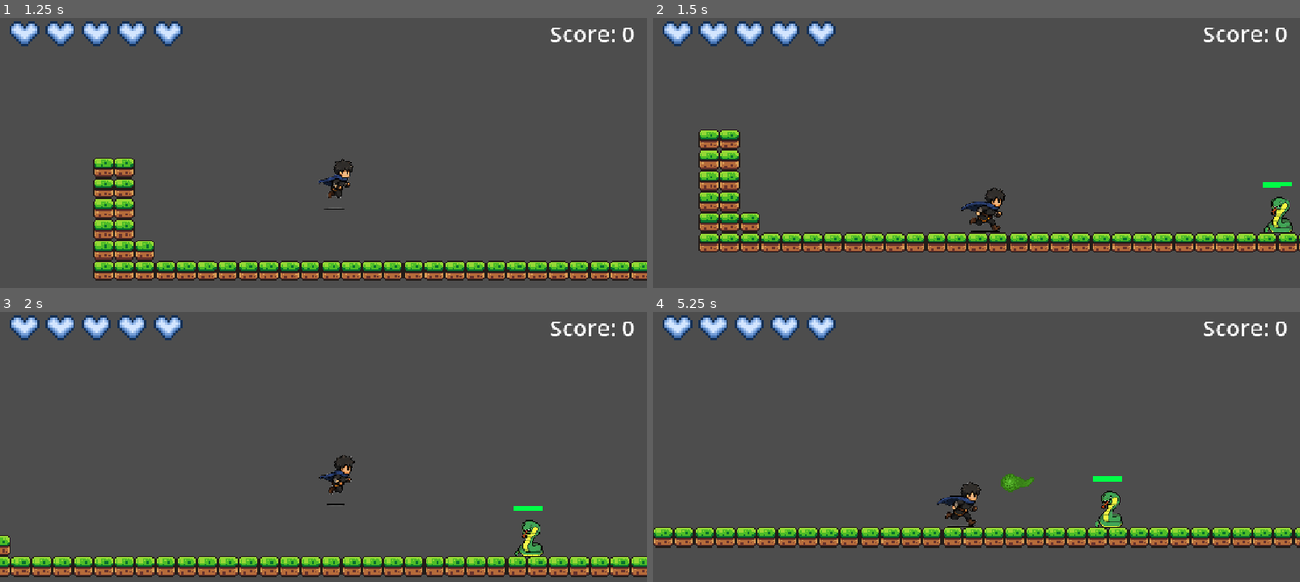
Above: before the commit, frames 1-4 (two rows, left to right).
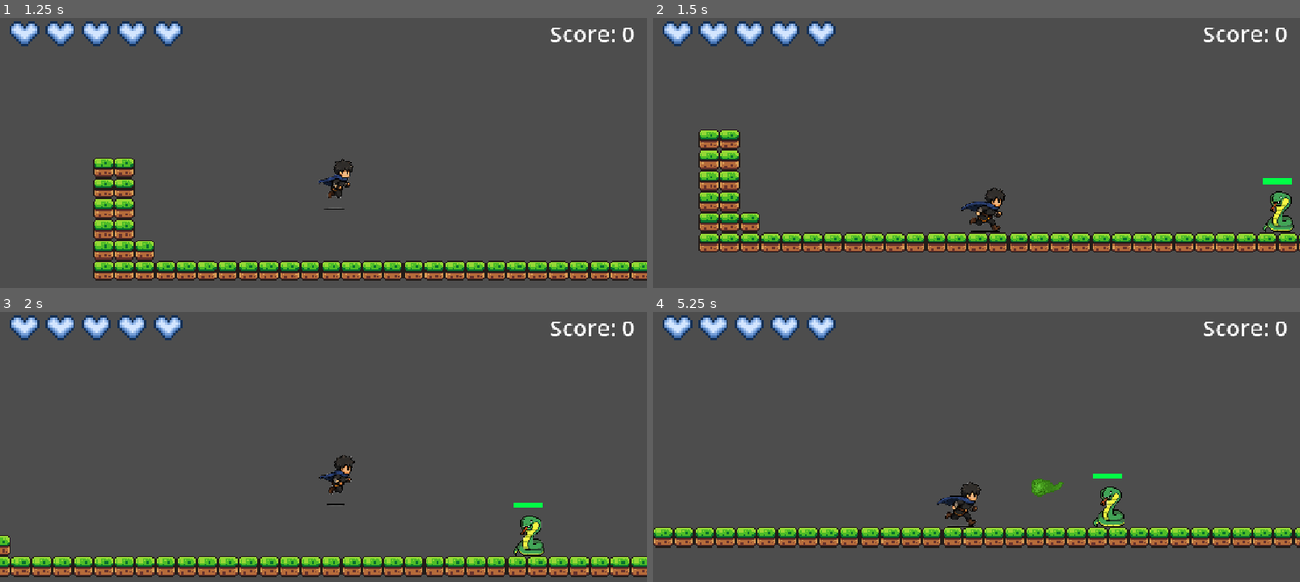
Above: after the commit, the same moments.

Repository: Riel-21/Godot-Game-Project-TCC
Game: Godot game, scene res://Scenes/Testing - Gabriel.tscn
Same seed, same stepped clock (60 frames per second), same inputs: the game is played once before the commit and once after it. Before the commit the project starts from res://Scenes/game.tscn.
Inputs:
- Up to frame 1 (1.25 s): hold Right (move right) from 0.53 s (still down); tap Q (attack) at 0.6 s; tap Space (jump) at 0.77 s
- Up to frame 2 (1.5 s): keep holding Right (move right); tap Q (attack) at 1.35 s
- Up to frame 3 (2 s): keep holding Right (move right); tap Space (jump) at 1.52 s
- Up to frame 4 (5.25 s): release Right (move right) at 2.03 s; hold Left (move left) 2.03-2.78 s; tap F (toggle attack mode) at 2.1, 4.35 s; tap Q (attack) at 2.3, 2.85, 3.6, 4.55, 5.1 s; hold Right (move right) 2.78-4.28 s; tap Space (jump) at 3.02, 3.77, 4.52 s; hold Left (move left) 4.28-5.03 s; hold Right (move right) from 5.03 s (still down)

Frame 1 is identical in both runs. In frame 2, 0.5% of the frame differs, in the area x 94-100%, y 59-80%; in frame 3, 0.5%; in frame 4, 0.9%, in the area x 53-73%, y 59-80%.

Commit message:
Updated Character and started on two different enemies.

Diff:
--- a/Scenes/game.tscn
+++ b/Scenes/Testing - Gabriel.tscn
@@ -1,13 +1,13 @@
 [gd_scene format=3 uid="uid://yicge48108e0"]
 
-[ext_resource type="PackedScene" uid="uid://be8qbmt0fe144" path="res://Scenes/player.tscn" id="1_ebmjs"]
-[ext_resource type="PackedScene" uid="uid://bvu5xnddp5ug2" path="res://Scenes/tile_map.tscn" id="2_qxrlw"]
-[ext_resource type="Script" uid="uid://rra5pcu5rcl5" path="res://Scripts/score_lable.gd" id="2_wowpa"]
-[ext_resource type="Texture2D" uid="uid://bta1afmtr8b4b" path="res://Assets/sprites/world_tileset.png" id="3_wrm1d"]
-[ext_resource type="PackedScene" uid="uid://ctqm11ullb5j7" path="res://Scenes/snake.tscn" id="4_3dryh"]
+[ext_resource type="PackedScene" uid="uid://be8qbmt0fe144" path="res://Scenes/player.tscn" id="1_ymksi"]
+[ext_resource type="Script" uid="uid://rra5pcu5rcl5" path="res://Scripts/score_lable.gd" id="2_01xm2"]
+[ext_resource type="PackedScene" uid="uid://bvu5xnddp5ug2" path="res://Scenes/tile_map.tscn" id="3_7mymc"]
+[ext_resource type="Texture2D" uid="uid://bta1afmtr8b4b" path="res://Assets/sprites/world_tileset.png" id="4_i7l2i"]
+[ext_resource type="PackedScene" uid="uid://ctqm11ullb5j7" path="res://Scenes/snake - projectile attack.tscn" id="5_o5sls"]
 
 [sub_resource type="TileSetAtlasSource" id="TileSetAtlasSource_3dryh"]
-texture = ExtResource("3_wrm1d")
+texture = ExtResource("4_i7l2i")
 0:0/0 = 0
 0:0/0/physics_layer_0/polygon_0/points = PackedVector2Array(-8, -8, 8, -8, 8, 8, -8, 8)
 1:0/0 = 0
@@ -164,12 +164,12 @@
 offset_bottom = 63.0
 grow_horizontal = 0
 theme_override_font_sizes/font_size = 40
-script = ExtResource("2_wowpa")
+script = ExtResource("2_01xm2")
 
-[node name="TileMap" parent="." unique_id=321276071 instance=ExtResource("2_qxrlw")]
+[node name="TileMap" parent="." unique_id=321276071 instance=ExtResource("3_7mymc")]
 position = Vector2(193, 61)
 tile_set = SubResource("TileSet_wowpa")
 layer_0/tile_data = PackedInt32Array(0, 0, 0, 1, 0, 0, 2, 0, 0, 3, 0, 0, 4, 0, 0, 65530, 0, 0, 65531, 0, 0, 65532, 0, 0 …(742 unchanged characters)…
 
-[node name="Snake" parent="." unique_id=1375713619 instance=ExtResource("4_3dryh")]
+[node name="Snake" parent="." unique_id=1375713619 instance=ExtResource("5_o5sls")]
 position = Vector2(278, 44)
--- a/Scenes/player.tscn
+++ b/Scenes/player.tscn
@@ -2,7 +2,7 @@
 
 [ext_resource type="Script" uid="uid://c3ubxpp10k6x6" path="res://Scripts/player.gd" id="1_vgqql"]
 [ext_resource type="Texture2D" uid="uid://d07xbylg8ifqw" path="res://Assets/sprites/Traveler.PNG" id="2_6t5aa"]
-[ext_resource type="Texture2D" uid="uid://cntfq4pnju81u" path="res://Assets/sprites/ChatGPT Image Jul 22, 2026, 10_30_03 AM 8.PNG" id="3_vgqql"]
+[ext_resource type="Texture2D" uid="uid://dnlp6boemjqou" path="res://Assets/sprites/Idle Attack.PNG" id="3_vgqql"]
 [ext_resource type="PackedScene" uid="uid://djocwcq2q0lt1" path="res://Scenes/heart.tscn" id="7_3smsa"]
 
 [sub_resource type="AtlasTexture" id="AtlasTexture_6t5aa"]
@@ -23,7 +23,7 @@
 
 [sub_resource type="AtlasTexture" id="AtlasTexture_x3wgy"]
 atlas = ExtResource("3_vgqql")
-region = Rect2(26, 0, 1510, 1024)
+region = Rect2(0, 0, 1313, 1198)
 
 [sub_resource type="AtlasTexture" id="AtlasTexture_fd4e3"]
 atlas = ExtResource("2_6t5aa")
@@ -144,7 +144,7 @@
 [sub_resource type="RectangleShape2D" id="RectangleShape2D_86xdo"]
 size = Vector2(193.33333, 161.66666)
 
-[node name="Player" type="CharacterBody2D" unique_id=1513868683 groups=["Player"]]
+[node name="Evren" type="CharacterBody2D" unique_id=1513868683 groups=["Player"]]
 position = Vector2(-48.000008, 30.000002)
 scale = Vector2(0.2, 0.2)
 collision_layer = 2
@@ -155,11 +155,12 @@
 process_mode = 1
 position = Vector2(-89.99996, -50.00001)
 sprite_frames = SubResource("SpriteFrames_86xdo")
-animation = &"attack"
-
-[node name="CollisionShape2D" type="CollisionShape2D" parent="." unique_id=622273645]
+animation = &"idle"
+
+[node name="HurtHitbox" type="CollisionShape2D" parent="." unique_id=622273645]
 position = Vector2(-49.999973, -45.00001)
 shape = SubResource("RectangleShape2D_pk7y5")
+debug_color = Color(3.3691526e-07, 0.64932585, 0.16035587, 0.41960785)
 
 [node name="Area2D" type="Area2D" parent="." unique_id=1147609123]
 position = Vector2(-86.666664, 26.666666)
--- a/Scenes/snake.tscn
+++ b/Scenes/snake - projectile attack.tscn
@@ -5,7 +5,7 @@
 [ext_resource type="PackedScene" uid="uid://blnp5e82op5ku" path="res://Scenes/snake_poision_projectile.tscn" id="2_rku0m"]
 
 [sub_resource type="RectangleShape2D" id="RectangleShape2D_pk7y5"]
-size = Vector2(17, 28)
+size = Vector2(17, 31.5)
 
 [sub_resource type="StyleBoxFlat" id="StyleBoxFlat_7pca0"]
 bg_color = Color(0.99607843, 0, 0, 1)
@@ -16,7 +16,7 @@
 [sub_resource type="RectangleShape2D" id="RectangleShape2D_86xdo"]
 size = Vector2(298.5, 224.5)
 
-[node name="Snake" type="CharacterBody2D" unique_id=1375713619]
+[node name="Snake - Projectile attack" type="CharacterBody2D" unique_id=1375713619]
 collision_layer = 4
 collision_mask = 3
 script = ExtResource("1_7pca0")
@@ -24,13 +24,14 @@
 
 [node name="Sprite2D" type="Sprite2D" parent="." unique_id=657817993]
 position = Vector2(12.000001, -11.124998)
-scale = Vector2(0.036734693, 0.04056123)
+scale = Vector2(0.041, 0.045)
 texture = ExtResource("2_pox6b")
 
 [node name="CollisionShape2D" type="CollisionShape2D" parent="." unique_id=1524355322]
 z_index = 5
-position = Vector2(14.5, -11)
+position = Vector2(14, -10.25)
 shape = SubResource("RectangleShape2D_pk7y5")
+debug_color = Color(0.6666667, 0, 1, 0.41960785)
 
 [node name="ProgressBar" type="ProgressBar" parent="." unique_id=1308743343]
 z_index = 5
@@ -52,6 +53,7 @@
 [node name="CollisionShape2D" type="CollisionShape2D" parent="Area2D" unique_id=903205616]
 position = Vector2(14, -11)
 shape = SubResource("RectangleShape2D_86xdo")
+debug_color = Color(0.80273515, 0.4194741, 5.7756904e-07, 0.41960785)
 
 [node name="Timer for attack" type="Timer" parent="." unique_id=364166803]
 wait_time = 2.5
--- /dev/null
+++ b/Scenes/snake - target_player.tscn
@@ -0,0 +1,25 @@
+[gd_scene format=3 uid="uid://fr6ugj5n6voh"]
+
+[ext_resource type="Texture2D" uid="uid://bs28ki51js2q3" path="res://Assets/sprites/Snake.PNG" id="1_2hw2b"]
+
+[sub_resource type="RectangleShape2D" id="RectangleShape2D_pk7y5"]
+size = Vector2(17, 28)
+
+[node name="Snake - Target Player" type="CharacterBody2D" unique_id=2111111415]
+
+[node name="CollisionShape2D" type="CollisionShape2D" parent="." unique_id=880050672]
+z_index = 5
+position = Vector2(1.5, 1)
+shape = SubResource("RectangleShape2D_pk7y5")
+
+[node name="Sprite2D" type="Sprite2D" parent="." unique_id=1925210289]
+scale = Vector2(0.041, 0.041)
+texture = ExtResource("1_2hw2b")
+
+[node name="ProgressBar" type="ProgressBar" parent="." unique_id=757126920]
+offset_left = -16.0
+offset_top = -17.0
+offset_right = -12.0
+offset_bottom = 10.0
+rotation = -1.5797085
+show_percentage = false
--- a/Scripts/player.gd
+++ b/Scripts/player.gd
@@ -2,7 +2,7 @@
 
 @onready var animated_sprite_2d: AnimatedSprite2D = $AnimatedSprite2D
 @onready var attack_hitbox: Area2D = $Area2D
-
+@onready var hurt_hitbox: CollisionShape2D = $HurtHitbox
 const SPEED = 150.0
 const JUMP_VELOCITY = -300.0
 
@@ -26,10 +26,12 @@
 	if direction > 0:
 		animated_sprite_2d.flip_h = false
 		attack_hitbox.scale.x = 1
+		hurt_hitbox.scale.x = 1
 
 	elif direction < 0:
 		animated_sprite_2d.flip_h = true
 		attack_hitbox.scale.x = -1
+		hurt_hitbox.scale.x = -1
 
 	# Toggle attack mode with F.
 	if Input.is_action_just_pressed("toggle attack mode"):
--- a/Scripts/snake_poision_projectile.gd
+++ b/Scripts/snake_poision_projectile.gd
@@ -1,6 +1,6 @@
 extends Area2D
 
-@export var speed = 300
+@export var speed = 200
 
 var direction = Vector2.ZERO
 
--- a/project.godot
+++ b/project.godot
@@ -33,6 +33,8 @@
 jump={
 "deadzone": 0.2,
 "events": [Object(InputEventKey,"resource_local_to_scene":false,"resource_name":"","device":-1,"window_id":0,"alt_press …(191 unchanged characters)…
+, Object(InputEventKey,"resource_local_to_scene":false,"resource_name":"","device":-1,"window_id":0,"alt_pressed":false,"shift_pressed":false,"ctrl_pressed":false,"meta_pressed":false,"pressed":false,"keycode":0,"physical_keycode":87,"key_label":0,"unicode":119,"location":0,"echo":false,"script":null)
+, Object(InputEventKey,"resource_local_to_scene":false,"resource_name":"","device":-1,"window_id":0,"alt_pressed":false,"shift_pressed":false,"ctrl_pressed":false,"meta_pressed":false,"pressed":false,"keycode":0,"physical_keycode":4194320,"key_label":0,"unicode":0,"location":0,"echo":false,"script":null)
 ]
 }
 "move left"={
@@ -55,6 +57,7 @@
 attack={
 "deadzone": 0.2,
 "events": [Object(InputEventKey,"resource_local_to_scene":false,"resource_name":"","device":-1,"window_id":0,"alt_press …(192 unchanged characters)…
+, Object(InputEventMouseButton,"resource_local_to_scene":false,"resource_name":"","device":-1,"window_id":0,"alt_pressed":false,"shift_pressed":false,"ctrl_pressed":false,"meta_pressed":false,"button_mask":1,"position":Vector2(1340, 55),"global_position":Vector2(1359, 151),"factor":1.0,"button_index":1,"canceled":false,"pressed":true,"double_click":false,"script":null)
 ]
 }
 
Binary file removed: Assets/sprites/ChatGPT Image Jul 22, 2026, 10_30_03 AM 8.PNG
Binary file added: Assets/sprites/Idle Attack.PNG
Not shown, changed: Assets/sprites/Idle Attack.PNG.import
Not shown: 1 places in Scenes/Testing - Gabriel.tscn that only renumber resources
